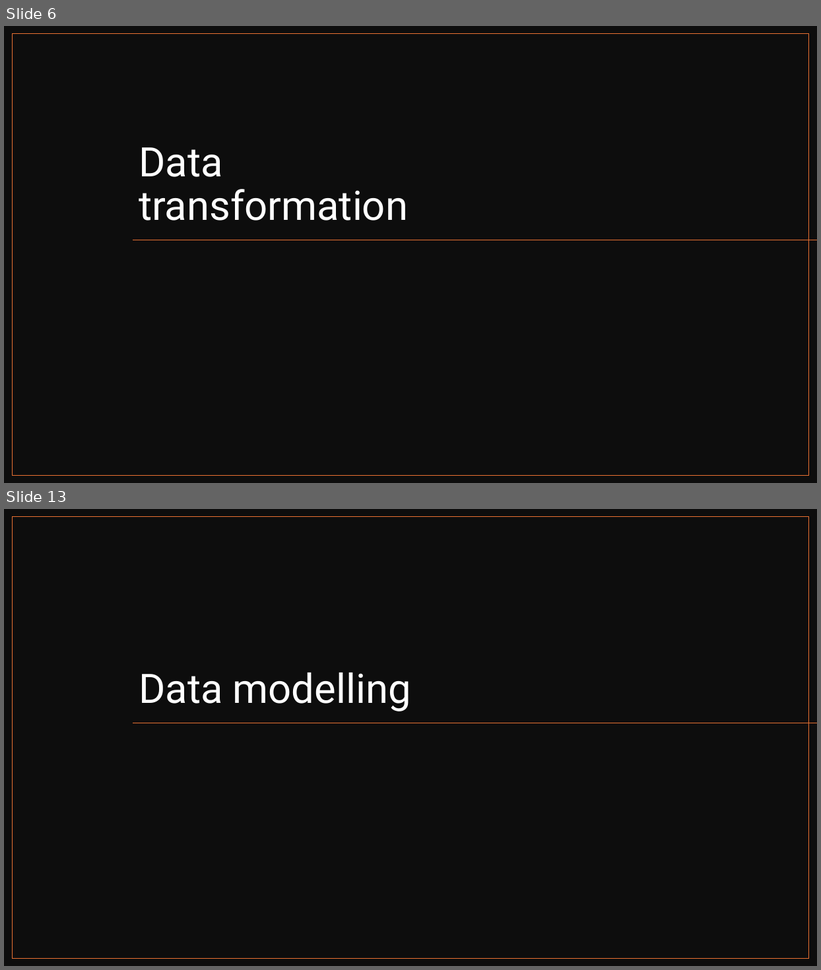
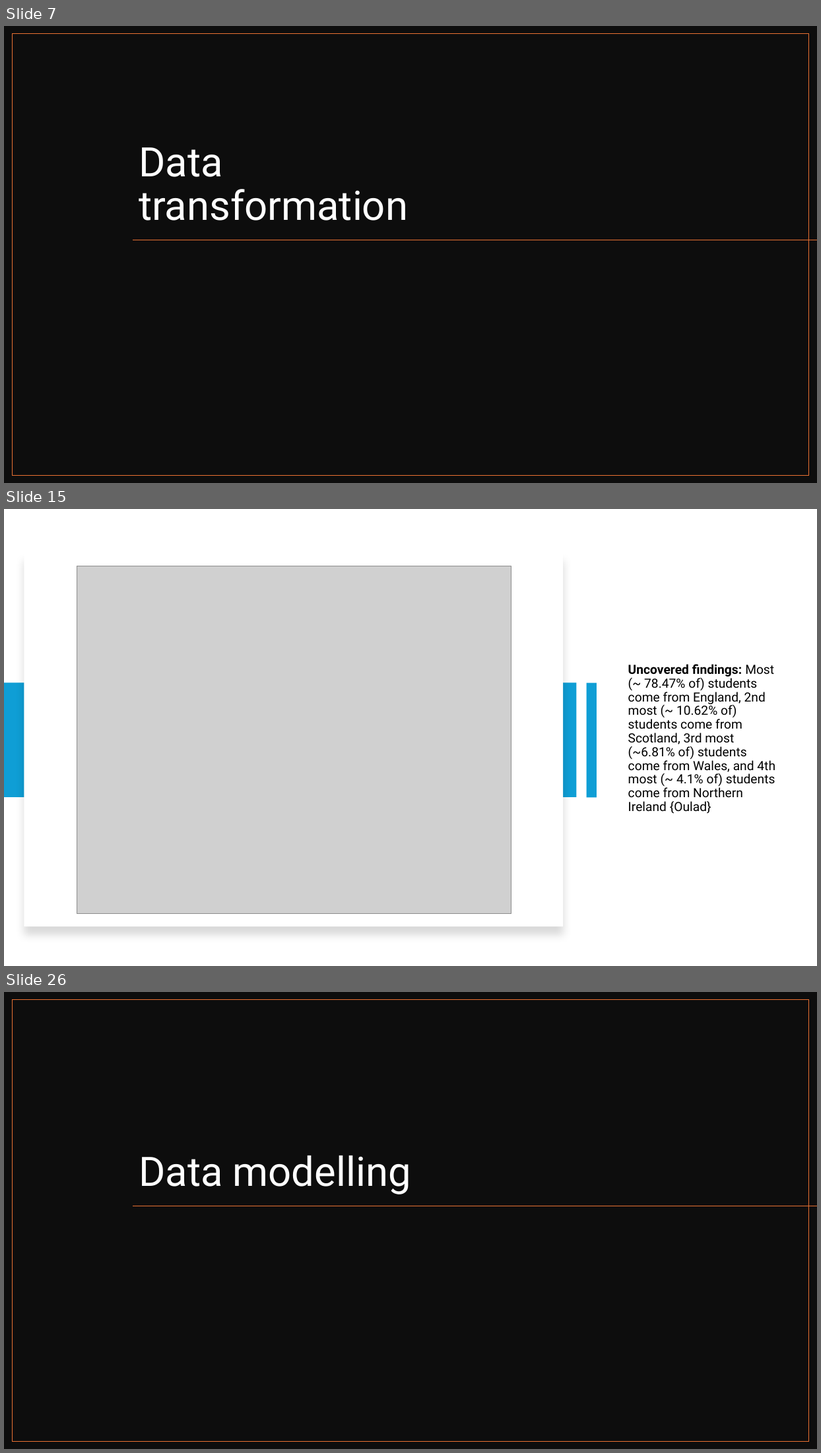
Before and after one commit to ProjectsKoryHasWorkedOn/2024_Grades_Dataset_R_Project, a slide deck: r_project_presentation.pptx. Shown one above the other, each under a label of ours: slides 6 and 13 before the commit, slides 7, 15 and 26 after it; the slides between them are not shown. The pictures are 821x970 and 821x1453 pixels, drawn with LibreOffice and Linux fonts; fonts in the diff are those of the drawing; grey boxes stand for pictures. Boxes give left, top, right and bottom in pixels: in the first picture for what was removed or moved away, otherwise in the second. Text is boxed around its words. In the diff, an @@ line names an element or a change of style, - is before the commit and + after.

```diff
--- a/r_project_presentation.pptx
+++ b/r_project_presentation.pptx
@@ slide 15 added at [4, 509, 817, 966], background #FFFFFF @@
@@ rectangle added at [24, 553, 564, 927], fill #FFFFFF @@
@@ picture added at [77, 566, 511, 914] @@
@@ title added at [628, 664, 776, 814], 15 pt, text #000000 @@
+Uncovered findings: Most (~ 78.47% of) students come from England, 2nd most (~ 10.62% of) students come from Scotland, 3rd most (~6.81% of) students come from Wales, and 4th most (~ 4.1% of) students come from Northern Ireland {Oulad}
@@ rectangle added at [4, 683, 577, 798], fill #0F9ED5 @@
@@ rectangle added at [586, 683, 597, 798], fill #0F9ED5 @@
@@ what was slide 6 is now slide 7 @@
@@ what was slide 13 is now slide 26 @@
```
Also in this commit, not shown: 4 slides changed, 25 other slides added, 12 slides removed, 11 other files.
